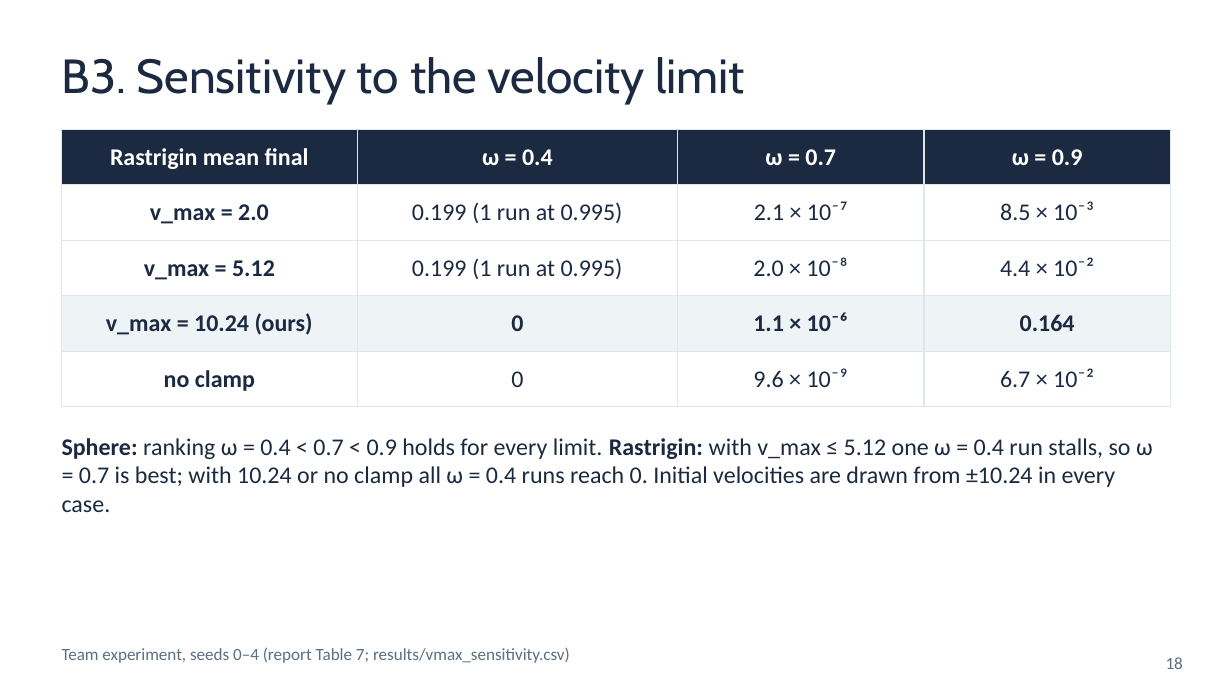
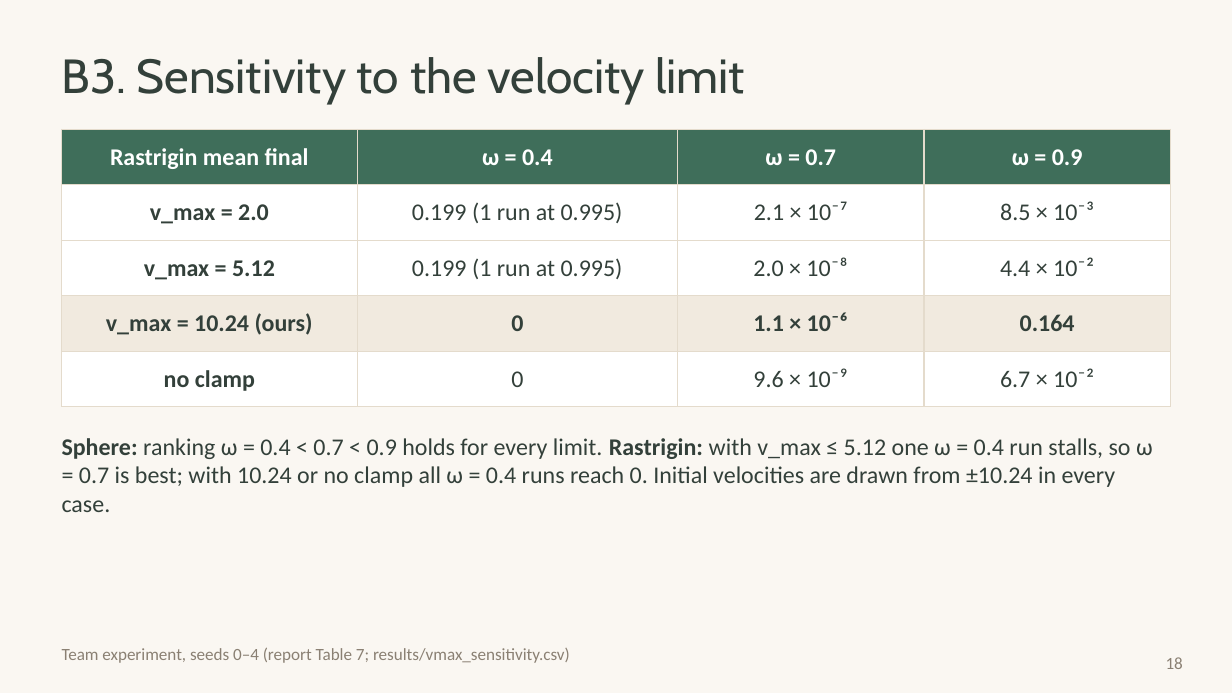
Before and after one commit to huynhhuuphucminh/Seminar-AI, a slide deck: slide 18 of slides/Slide_Seminar_PSO.pptx. Drawn at 1232x693 pixels with LibreOffice and Linux fonts; fonts in the diff are those of the drawing. Boxes give left, top, right and bottom in pixels: in the first picture for what was removed or moved away, otherwise in the second. Text is boxed around its words. In the diff, an @@ line names an element or a change of style, - is before the commit and + after.

```diff
--- a/slides/Slide_Seminar_PSO.pptx
+++ b/slides/Slide_Seminar_PSO.pptx
@@ background #FFFFFF to #FAF7F2 @@
@@ text "B3. Sensitivity to the velocity ..." at (62, 57, 745, 104): text colour #1B2A41 to #33403A @@
@@ table at (62, 129, 1170, 395) @@
@@ fill #1B2A41 to #3F6E5A in row 1 @@
@@ fill #EEF3F6 to #F1EADF in row 4 @@
@@ text colour #1B2A41 to #33403A in "v_max = 2.0", "0.199 (1 run at 0.995)", "2.1 × 10⁻⁷", "8.5 × 10⁻³" and 12 more places @@
@@ borders changed @@
@@ text "Sphere: ranking ω = 0.4 ..." at (62, 438, 1153, 512): text colour #1B2A41 to #33403A @@
@@ text "Team experiment, seeds 0–4 (report ..." at (62, 648, 570, 663): text colour #5C6F82 to #8A8073 @@
@@ page number at (1166, 657, 1183, 669): text colour #5C6F82 to #8A8073 @@
```
Also in this commit, not shown: 18 other slides changed, 8 other files.
